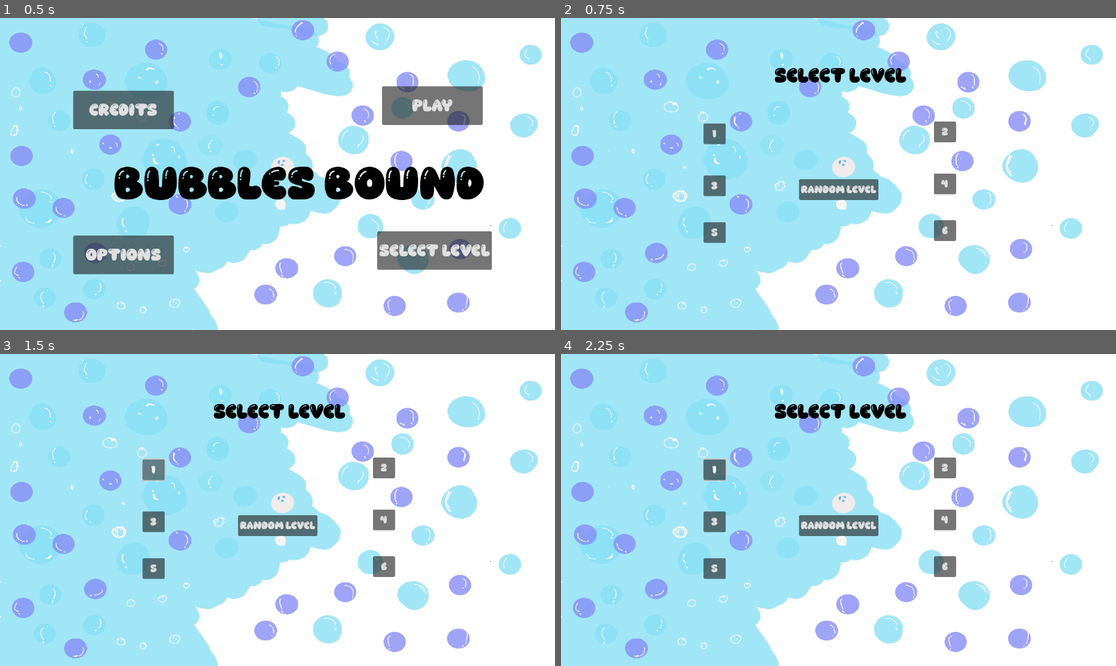
Above: before the commit, frames 1-4 (two rows, left to right).
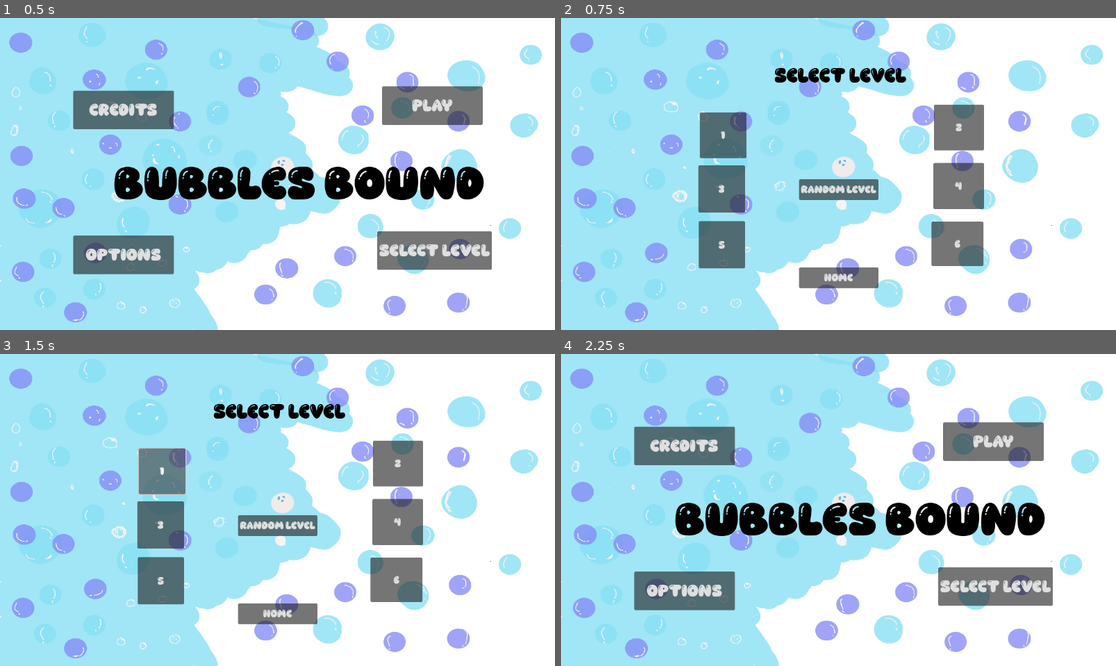
Above: after the commit, the same moments.

Repository: Elecwizer/GGJ2025Bubbles
Game: Godot game, scene res://المشاهد/main_menu.tscn
Same seed, same stepped clock (60 frames per second), same inputs: the game is played once before the commit and once after it. Before the commit the project has no main scene; this scene is started directly in both runs.
Inputs (mouse positions are in pixels of both pictures, inside the frame that each line leads up to):
- Up to frame 1 (0.5 s): no input
- Up to frame 2 (0.75 s): click "Select level" at 0.5 s
- Up to frame 3 (1.5 s): click "1" at 1.25 s
- Up to frame 4 (2.25 s): click (838, 612) at 2 s, where only the run after the commit has a clickable "HOme"

Frame 1 is identical in both runs. In frame 2, 7.5% of the frame differs, in the area x 24-77%, y 27-87%; in frame 3, 7.6%; in frame 4, 16%, in the area x 13-89%, y 16-83%.

Commit message:
added more UI scenes
I added an options page and I updated the other pages

Diff:
--- a/(ggj)-mr.-bubbly/project.godot
+++ b/(ggj)-mr.-bubbly/project.godot
@@ -11,7 +11,7 @@
 [application]
 
 config/name="(GGJ) Mr. Bubbly"
-run/main_scene="res://المشاهد/المراحل/test.tscn"
+run/main_scene="res://المشاهد/main_menu.tscn"
 config/features=PackedStringArray("4.1", "Forward Plus")
 config/icon="res://icon.svg"
 
--- /dev/null
+++ b/(ggj)-mr.-bubbly/المشاهد/Credits_page.gd
@@ -0,0 +1,15 @@
+extends Control
+
+
+# Called when the node enters the scene tree for the first time.
+func _ready():
+	pass # Replace with function body.
+
+
+# Called every frame. 'delta' is the elapsed time since the previous frame.
+func _process(delta):
+	pass
+
+
+func _on_button_pressed():
+	get_tree().change_scene_to_file("res://المشاهد/main_menu.tscn")
--- /dev/null
+++ b/(ggj)-mr.-bubbly/المشاهد/Credits_page.tscn
@@ -0,0 +1,67 @@
+[gd_scene load_steps=5 format=3 uid="uid://cec8m73iyh45h"]
+
+[ext_resource type="Texture2D" uid="uid://bolycepi7n7ue" path="res://الموارد/UI/202501241636_32019_page-0001.jpg" id="1_60s0i"]
+[ext_resource type="Script" path="res://المشاهد/Credits_page.gd" id="1_aa32l"]
+[ext_resource type="FontFile" uid="uid://b237vrrryd1e" path="res://الموارد/UI/Baby Gemoy.ttf" id="2_jox6m"]
+
+[sub_resource type="StyleBoxTexture" id="StyleBoxTexture_m0yc7"]
+texture = ExtResource("1_60s0i")
+
+[node name="Credits_page" type="Control"]
+layout_mode = 3
+anchors_preset = 15
+anchor_right = 1.0
+anchor_bottom = 1.0
+grow_horizontal = 2
+grow_vertical = 2
+script = ExtResource("1_aa32l")
+
+[node name="Panel" type="Panel" parent="."]
+layout_mode = 1
+anchors_preset = 15
+anchor_right = 1.0
+anchor_bottom = 1.0
+grow_horizontal = 2
+grow_vertical = 2
+theme_override_styles/panel = SubResource("StyleBoxTexture_m0yc7")
+
+[node name="Label" type="Label" parent="."]
+layout_mode = 0
+offset_left = 437.0
+offset_top = 87.0
+offset_right = 747.0
+offset_bottom = 145.0
+theme_override_colors/font_color = Color(0, 0, 0, 1)
+theme_override_fonts/font = ExtResource("2_jox6m")
+theme_override_font_sizes/font_size = 54
+text = "Credits"
+
+[node name="Label2" type="Label" parent="."]
+layout_mode = 0
+offset_left = -10.0
+offset_top = 214.0
+offset_right = 1169.0
+offset_bottom = 531.0
+theme_override_colors/font_color = Color(0.286275, 0.137255, 0.478431, 1)
+theme_override_fonts/font = ExtResource("2_jox6m")
+theme_override_font_sizes/font_size = 35
+text = "Elecwizer: Game design, Level design
+
+Ormfarook: Game dev, 2D art
+
+SushieM: Game dev, programming
+
+Mohammed Essa: Game dev, VFX, Level building"
+horizontal_alignment = 1
+
+[node name="Button" type="Button" parent="."]
+layout_mode = 0
+offset_left = 484.0
+offset_top = 554.0
+offset_right = 635.0
+offset_bottom = 607.0
+theme_override_fonts/font = ExtResource("2_jox6m")
+theme_override_font_sizes/font_size = 30
+text = "Home"
+
+[connection signal="pressed" from="Button" to="." method="_on_button_pressed"]
--- a/(ggj)-mr.-bubbly/المشاهد/main_menu.gd
+++ b/(ggj)-mr.-bubbly/المشاهد/main_menu.gd
@@ -13,3 +13,11 @@
 
 func _on_select_level_pressed():
 	get_tree().change_scene_to_file("res://المشاهد/select_level_page.tscn")
+
+
+func _on_options_pressed():
+	get_tree().change_scene_to_file("res://المشاهد/options_page.tscn")
+
+
+func _on_credits_pressed():
+	get_tree().change_scene_to_file("res://المشاهد/Credits_page.tscn")
--- a/(ggj)-mr.-bubbly/المشاهد/main_menu.tscn
+++ b/(ggj)-mr.-bubbly/المشاهد/main_menu.tscn
@@ -105,3 +105,5 @@
 text = "Bubbles bound"
 
 [connection signal="pressed" from="Select_level" to="." method="_on_select_level_pressed"]
+[connection signal="pressed" from="Credits" to="." method="_on_credits_pressed"]
+[connection signal="pressed" from="Options" to="." method="_on_options_pressed"]
--- /dev/null
+++ b/(ggj)-mr.-bubbly/المشاهد/options_page.gd
@@ -0,0 +1,35 @@
+extends Control
+
+
+# Called when the node enters the scene tree for the first time.
+func _ready():
+	pass # Replace with function body.
+
+
+# Called every frame. 'delta' is the elapsed time since the previous frame.
+func _process(delta):
+	pass
+
+
+func _on_volum_value_changed(value):
+	AudioServer.set_bus_volume_db(0,value)
+
+
+func _on_check_box_toggled(button_pressed):
+	pass # Replace with function body.
+
+
+func _on_full_screen_pressed():
+	DisplayServer.window_set_mode(DisplayServer.WINDOW_MODE_FULLSCREEN)
+
+
+func _on_button_pressed():
+	get_tree().change_scene_to_file("res://المشاهد/main_menu.tscn")
+
+
+func _on_full_screen_3_pressed():
+	get_tree().change_scene_to_file("res://المشاهد/main_menu.tscn")
+
+
+func _on_full_screen_2_pressed():
+	DisplayServer.window_set_mode(DisplayServer.WINDOW_MODE_MAXIMIZED)
--- /dev/null
+++ b/(ggj)-mr.-bubbly/المشاهد/options_page.tscn
@@ -0,0 +1,91 @@
+[gd_scene load_steps=5 format=3 uid="uid://x18e6rl7y33c"]
+
+[ext_resource type="Texture2D" uid="uid://bolycepi7n7ue" path="res://الموارد/UI/202501241636_32019_page-0001.jpg" id="1_sovep"]
+[ext_resource type="Script" path="res://المشاهد/options_page.gd" id="1_xyokm"]
+[ext_resource type="FontFile" uid="uid://b237vrrryd1e" path="res://الموارد/UI/Baby Gemoy.ttf" id="2_exy4i"]
+
+[sub_resource type="StyleBoxTexture" id="StyleBoxTexture_irg3d"]
+texture = ExtResource("1_sovep")
+
+[node name="options_page" type="Control"]
+layout_mode = 3
+anchors_preset = 15
+anchor_right = 1.0
+anchor_bottom = 1.0
+grow_horizontal = 2
+grow_vertical = 2
+script = ExtResource("1_xyokm")
+
+[node name="Panel" type="Panel" parent="."]
+layout_mode = 1
+anchors_preset = 15
+anchor_right = 1.0
+anchor_bottom = 1.0
+grow_horizontal = 2
+grow_vertical = 2
+theme_override_styles/panel = SubResource("StyleBoxTexture_irg3d")
+
+[node name="Label" type="Label" parent="."]
+layout_mode = 0
+offset_left = 485.0
+offset_top = 78.0
+offset_right = 725.0
+offset_bottom = 130.0
+theme_override_colors/font_color = Color(0, 0, 0, 1)
+theme_override_fonts/font = ExtResource("2_exy4i")
+theme_override_font_sizes/font_size = 40
+text = "Options"
+
+[node name="MarginContainer" type="MarginContainer" parent="."]
+layout_mode = 0
+offset_left = 250.0
+offset_top = 188.0
+offset_right = 986.0
+offset_bottom = 482.0
+
+[node name="VBoxContainer" type="VBoxContainer" parent="MarginContainer"]
+layout_mode = 2
+
+[node name="Volum_level" type="Label" parent="MarginContainer/VBoxContainer"]
+layout_mode = 2
+theme_override_colors/font_color = Color(0, 0, 0, 1)
+theme_override_fonts/font = ExtResource("2_exy4i")
+theme_override_font_sizes/font_size = 26
+text = "Volum level"
+
+[node name="volum" type="HSlider" parent="MarginContainer/VBoxContainer"]
+layout_mode = 2
+
+[node name="Mute" type="Label" parent="MarginContainer/VBoxContainer"]
+layout_mode = 2
+theme_override_colors/font_color = Color(0, 0, 0, 1)
+theme_override_constants/line_spacing = 10
+theme_override_fonts/font = ExtResource("2_exy4i")
+theme_override_font_sizes/font_size = 26
+text = "Mute"
+
+[node name="CheckBox" type="CheckBox" parent="MarginContainer/VBoxContainer"]
+layout_mode = 2
+
+[node name="full_screen" type="Button" parent="MarginContainer/VBoxContainer"]
+layout_mode = 2
+theme_override_fonts/font = ExtResource("2_exy4i")
+text = "Full Screen"
+
+[node name="full_screen2" type="Button" parent="MarginContainer/VBoxContainer"]
+layout_mode = 2
+theme_override_fonts/font = ExtResource("2_exy4i")
+text = "Windowed"
+
+[node name="full_screen3" type="Button" parent="MarginContainer/VBoxContainer"]
+layout_mode = 2
+theme_override_fonts/font = ExtResource("2_exy4i")
+text = "Home"
+
+[connection signal="value_changed" from="MarginContainer/VBoxContainer/volum" to="." method="_on_volum_value_changed"]
+[connection signal="toggled" from="MarginContainer/VBoxContainer/CheckBox" to="." method="_on_check_box_toggled"]
+[connection signal="pressed" from="MarginContainer/VBoxContainer/full_screen" to="." method="_on_full_screen_pressed"]
+[connection signal="pressed" from="MarginContainer/VBoxContainer/full_screen2" to="." method="_on_full_screen_pressed"]
+[connection signal="pressed" from="MarginContainer/VBoxContainer/full_screen2" to="." method="_on_full_screen_2_pressed"]
+[connection signal="pressed" from="MarginContainer/VBoxContainer/full_screen3" to="." method="_on_full_screen_pressed"]
+[connection signal="pressed" from="MarginContainer/VBoxContainer/full_screen3" to="." method="_on_full_screen_3_pressed"]
--- /dev/null
+++ b/(ggj)-mr.-bubbly/المشاهد/select_level_page.gd
@@ -0,0 +1,15 @@
+extends Control
+
+
+# Called when the node enters the scene tree for the first time.
+func _ready():
+	pass # Replace with function body.
+
+
+# Called every frame. 'delta' is the elapsed time since the previous frame.
+func _process(delta):
+	pass
+
+
+func _on_button_8_pressed():
+	get_tree().change_scene_to_file("res://المشاهد/main_menu.tscn")
--- a/(ggj)-mr.-bubbly/المشاهد/select_level_page.tscn
+++ b/(ggj)-mr.-bubbly/المشاهد/select_level_page.tscn
@@ -1,8 +1,8 @@
 [gd_scene load_steps=5 format=3 uid="uid://ma8c35hj476l"]
 
 [ext_resource type="Texture2D" uid="uid://bolycepi7n7ue" path="res://الموارد/UI/202501241636_32019_page-0001.jpg" id="1_nhilq"]
+[ext_resource type="Script" path="res://المشاهد/select_level_page.gd" id="1_qykle"]
 [ext_resource type="FontFile" uid="uid://b237vrrryd1e" path="res://الموارد/UI/Baby Gemoy.ttf" id="2_r3kx7"]
-[ext_resource type="Script" path="res://المشاهد/Button6.gd" id="3_snx1e"]
 
 [sub_resource type="StyleBoxTexture" id="StyleBoxTexture_08iir"]
 texture = ExtResource("1_nhilq")
@@ -14,6 +14,7 @@
 anchor_bottom = 1.0
 grow_horizontal = 2
 grow_vertical = 2
+script = ExtResource("1_qykle")
 
 [node name="Panel" type="Panel" parent="."]
 layout_mode = 1
@@ -37,58 +38,57 @@
 
 [node name="Button" type="Button" parent="."]
 layout_mode = 0
-offset_left = 296.0
-offset_top = 219.0
-offset_right = 342.0
-offset_bottom = 262.0
+offset_left = 288.0
+offset_top = 196.0
+offset_right = 385.0
+offset_bottom = 291.0
 theme_override_fonts/font = ExtResource("2_r3kx7")
 text = "1"
 
 [node name="Button2" type="Button" parent="."]
 layout_mode = 0
-offset_left = 296.0
-offset_top = 327.0
-offset_right = 342.0
-offset_bottom = 370.0
+offset_left = 285.0
+offset_top = 306.0
+offset_right = 382.0
+offset_bottom = 404.0
 theme_override_fonts/font = ExtResource("2_r3kx7")
 text = "3"
 
 [node name="Button3" type="Button" parent="."]
 layout_mode = 0
-offset_left = 296.0
-offset_top = 424.0
-offset_right = 342.0
-offset_bottom = 467.0
+offset_left = 286.0
+offset_top = 422.0
+offset_right = 382.0
+offset_bottom = 520.0
 theme_override_fonts/font = ExtResource("2_r3kx7")
 text = "5"
 
 [node name="Button4" type="Button" parent="."]
 layout_mode = 0
 offset_left = 774.0
-offset_top = 215.0
-offset_right = 820.0
-offset_bottom = 258.0
+offset_top = 180.0
+offset_right = 878.0
+offset_bottom = 275.0
 theme_override_fonts/font = ExtResource("2_r3kx7")
 text = "2"
 
 [node name="Button5" type="Button" parent="."]
 layout_mode = 0
-offset_left = 774.0
-offset_top = 323.0
-offset_right = 820.0
-offset_bottom = 366.0
+offset_left = 773.0
+offset_top = 301.0
+offset_right = 878.0
+offset_bottom = 397.0
 theme_override_fonts/font = ExtResource("2_r3kx7")
 text = "4"
 
 [node name="Button6" type="Button" parent="."]
 layout_mode = 0
-offset_left = 774.0
-offset_top = 420.0
-offset_right = 820.0
-offset_bottom = 463.0
+offset_left = 769.0
+offset_top = 423.0
+offset_right = 877.0
+offset_bottom = 515.0
 theme_override_fonts/font = ExtResource("2_r3kx7")
 text = "6"
-script = ExtResource("3_snx1e")
 
 [node name="Button7" type="Button" parent="."]
 layout_mode = 1
@@ -105,3 +105,21 @@
 grow_vertical = 2
 theme_override_fonts/font = ExtResource("2_r3kx7")
 text = "Random Level"
+
+[node name="Button8" type="Button" parent="."]
+layout_mode = 1
+anchors_preset = 8
+anchor_left = 0.5
+anchor_top = 0.5
+anchor_right = 0.5
+anchor_bottom = 0.5
+offset_left = -82.5
+offset_top = 194.0
+offset_right = 82.5
+offset_bottom = 237.0
+grow_horizontal = 2
+grow_vertical = 2
+theme_override_fonts/font = ExtResource("2_r3kx7")
+text = "HOme"
+
+[connection signal="pressed" from="Button8" to="." method="_on_button_8_pressed"]
